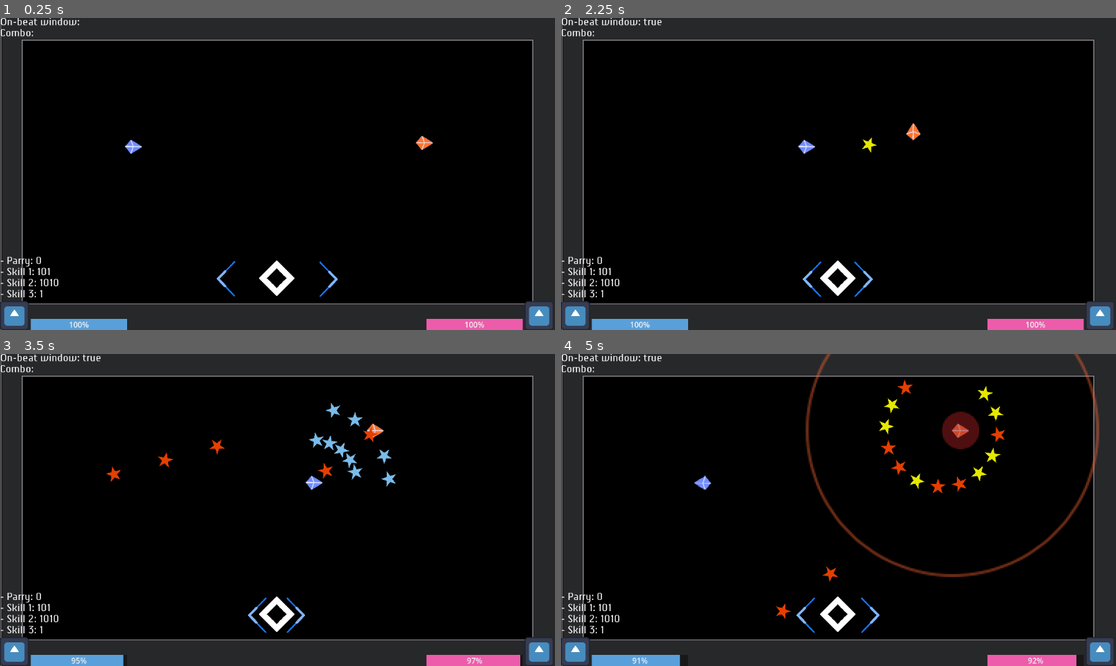
Above: before the commit, frames 1-4 (two rows, left to right).
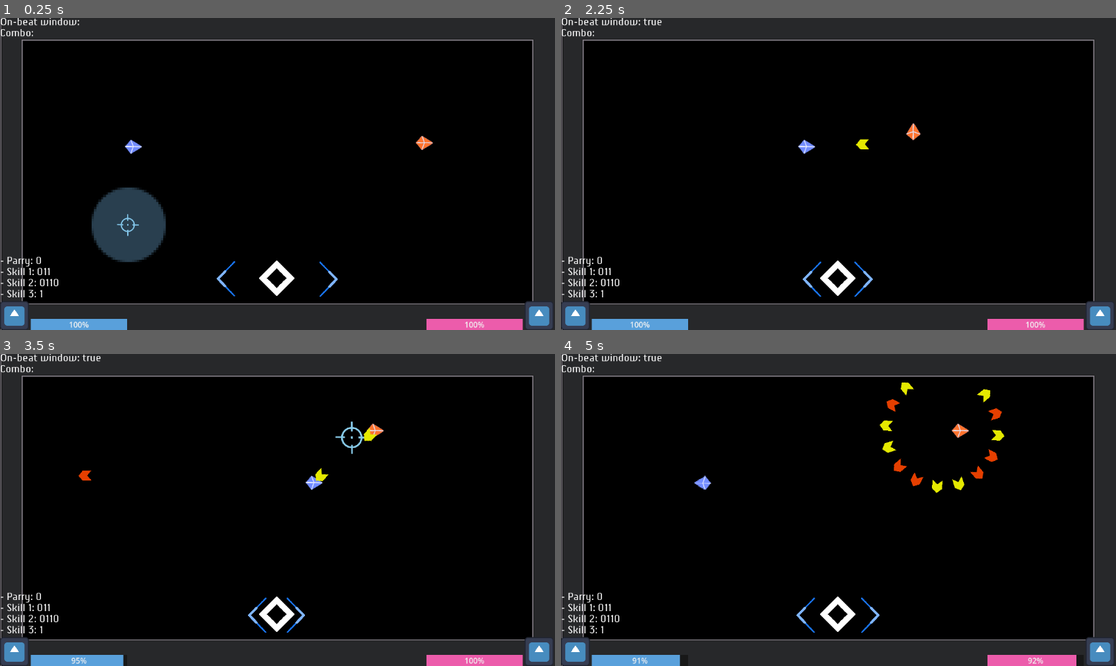
Above: after the commit, the same moments.

Repository: parkouralvoil/holoparry-fangamejam
Game: Godot game, scene res://levels/test_level.tscn
Two runs of this game, one before a commit and one after it. Both use one fixed random seed, a clock stepped at 60 frames per second and the inputs below. The engine's default icon, where the game draws it, is replaced by a stand-in: a white triangle on a blue panel in a dark square. Sound files missing from this copy of the repository are replaced by a short silence.
Inputs:
- Up to frame 1 (0.25 s): no input
- Up to frame 2 (2.25 s): hold D (move_right) 0.53-1.28 s; tap Space (beat_activate) at 0.6, 1.35, 2.1 s; hold Down (combo_down) 1.28-2.03 s; hold D (move_right) from 2.03 s (still down)
- Up to frame 3 (3.5 s): release D (move_right) at 2.78 s; hold Up (combo_up) from 2.78 s (still down); tap Space (beat_activate) at 2.85 s
- Up to frame 4 (5 s): release Up (combo_up) at 3.53 s; hold A (move_left) from 3.53 s (still down); tap Space (beat_activate) at 3.6, 4.35 s

The runs differ from the first frame. In frame 1, 2.6% of the frame differs, in the area x 6-30%, y 54-86%; in frame 2, 0.1%; in frame 3, 1.1%; in frame 4, 3.0%, in the area x 6-97%, y 0-86%.

Commit message:
feat: explosion attacks

Diff:
--- a/characters/character.gd
+++ b/characters/character.gd
@@ -18,6 +18,8 @@
 var _rotation_speed: float = TAU * 4 # TAU is a full circle, this is 4 full rotations per sec
 var _theta: float
 
+var _parry_invulnerability: bool = false
+
 @onready var _Sprite: Sprite2D = $Sprite2D
 
 
@@ -33,6 +35,7 @@
 	assert(_character_resource_state)
 	EventBus.beat_window_changed.connect(_on_beat_window_changed)
 	_Moveset.assign_resource_state(_character_resource_state)
+	_Moveset.activated_parry.connect(_on_activated_parry)
 	_Hitbox.got_hit.connect(_on_hit)
 	_character_resource_state.initialize_hp()
 
@@ -111,5 +114,12 @@
 
 
 func _on_hit(dmg: int) -> void:
-	_character_resource_state.take_damage(dmg)
+	if not _parry_invulnerability:
+		_character_resource_state.take_damage(dmg)
 	##EventBus.player_hp_updated.emit(_hp)
+
+
+func _on_activated_parry() -> void:
+		_parry_invulnerability = true
+		await get_tree().create_timer(0.2).timeout
+		_parry_invulnerability = false
--- /dev/null
+++ b/characters/character_lui.tscn
@@ -0,0 +1,30 @@
+[gd_scene load_steps=7 format=3 uid="uid://bhawgw10ec3kj"]
+
+[ext_resource type="Script" uid="uid://o2t23wdgwtgl" path="res://characters/character.gd" id="1_1384x"]
+[ext_resource type="Texture2D" uid="uid://bhyr5u6cn2u2" path="res://assets/sprites/holoparry_spritesheet.png" id="2_e4nd2"]
+[ext_resource type="PackedScene" uid="uid://c667wgyiuyaog" path="res://characters/character_components/character_hitbox.tscn" id="3_iwbaf"]
+[ext_resource type="PackedScene" uid="uid://cd8l644ska776" path="res://skills/moveset_lui.tscn" id="4_1384x"]
+
+[sub_resource type="AtlasTexture" id="AtlasTexture_es64v"]
+atlas = ExtResource("2_e4nd2")
+region = Rect2(32, 53, 29, 36)
+
+[sub_resource type="CircleShape2D" id="CircleShape2D_x25rp"]
+radius = 16.0312
+
+[node name="CharacterTokino" type="CharacterBody2D" node_paths=PackedStringArray("_Moveset", "_Hitbox")]
+collision_layer = 0
+collision_mask = 16
+script = ExtResource("1_1384x")
+_Moveset = NodePath("LuiMoveset")
+_Hitbox = NodePath("Hitbox")
+
+[node name="Sprite2D" type="Sprite2D" parent="."]
+texture = SubResource("AtlasTexture_es64v")
+
+[node name="CollisionShape2D" type="CollisionShape2D" parent="."]
+shape = SubResource("CircleShape2D_x25rp")
+
+[node name="Hitbox" parent="." instance=ExtResource("3_iwbaf")]
+
+[node name="LuiMoveset" parent="." instance=ExtResource("4_1384x")]
--- a/enemies/enemy.gd
+++ b/enemies/enemy.gd
@@ -60,8 +60,6 @@
 func _on_beat_window_changed(active: bool) -> void:
 	if active:
 		if _EnemyParryBehavior.has_overlapping_areas() and _ParryTimer.is_stopped():
-			#for a in _EnemyParryBehavior.get_overlapping_areas():
-			#	print(a.get_collision_layer_value(3), a.get_collision_layer_value(4))
 			_ParryTimer.start(_parry_timer_duration)
 			_Moveset.enemy_use_skill(0)
 			_attack_counter = _attack_threshold
--- a/globals/EventBus.gd
+++ b/globals/EventBus.gd
@@ -2,4 +2,3 @@
 
 signal beat_window_changed(active: bool) ## for BeatManager to Player communication
 signal player_combo_updated(new_combo: Array[PT.Combo]) ## Player to PlayerInterface
-signal player_hp_updated(new_hp: int)
--- a/levels/test_level.tscn
+++ b/levels/test_level.tscn
@@ -1,7 +1,7 @@
-[gd_scene load_steps=12 format=4 uid="uid://yhpjuq7wt8y8"]
-
-[ext_resource type="PackedScene" uid="uid://cpp2y5j2rhpsx" path="res://characters/character_tokino.tscn" id="1_46lwt"]
+[gd_scene load_steps=14 format=4 uid="uid://yhpjuq7wt8y8"]
+
 [ext_resource type="Script" uid="uid://cj6sw8voktjjv" path="res://levels/round_manager.gd" id="1_ur00s"]
+[ext_resource type="PackedScene" uid="uid://bhawgw10ec3kj" path="res://characters/character_lui.tscn" id="2_wkb0e"]
 [ext_resource type="Texture2D" uid="uid://f68idayf3lv3" path="res://assets/sprites/gray_tileset_godot.png" id="2_x25rp"]
 [ext_resource type="PackedScene" uid="uid://dm8pidavkgymr" path="res://levels/beats_manager.tscn" id="3_gmgay"]
 [ext_resource type="PackedScene" uid="uid://dkjy1fk4xv7dj" path="res://enemies/enemy_lui.tscn" id="3_ly3hx"]
@@ -9,6 +9,8 @@
 [ext_resource type="PackedScene" uid="uid://cq6rbvv0vku06" path="res://interface/player_interface.tscn" id="4_w7r7j"]
 [ext_resource type="Resource" uid="uid://b4cpdtlev4jeg" path="res://interface/player_interface_components/enemy_info_state.tres" id="5_4n8tn"]
 [ext_resource type="PackedScene" uid="uid://bi5g78vqtaklg" path="res://interface/beat_visualiser.tscn" id="5_o6mel"]
+[ext_resource type="PackedScene" uid="uid://cpm8hjyiscgs" path="res://projectiles/attack_spawner/attack_spawner.tscn" id="10_4n8tn"]
+[ext_resource type="PackedScene" uid="uid://wssfv8kf123q" path="res://projectiles/explosions/explosion_bomb.tscn" id="11_wkb0e"]
 
 [sub_resource type="TileSetAtlasSource" id="TileSetAtlasSource_gmgay"]
 texture = ExtResource("2_x25rp")
@@ -399,7 +401,7 @@
 
 [node name="TestLevel" type="Node2D"]
 script = ExtResource("1_ur00s")
-_selected_player = ExtResource("1_46lwt")
+_selected_player = ExtResource("2_wkb0e")
 _selected_enemy = ExtResource("3_ly3hx")
 _tracked_state_player = ExtResource("4_ly3hx")
 _tracked_state_enemy = ExtResource("5_4n8tn")
@@ -434,3 +436,9 @@
 grow_vertical = 1
 
 [node name="PlayerInterface" parent="CanvasLayer" instance=ExtResource("4_w7r7j")]
+
+[node name="AttackSpawner" parent="." instance=ExtResource("10_4n8tn")]
+position = Vector2(266, 430)
+
+[node name="ExplosionBomb" parent="." instance=ExtResource("11_wkb0e")]
+position = Vector2(267, 430)
--- a/project.godot
+++ b/project.godot
@@ -34,7 +34,8 @@
 folder_colors={
 "res://assets/": "yellow",
 "res://globals/": "gray",
-"res://interface/": "green"
+"res://interface/": "green",
+"res://skills/": "pink"
 }
 
 [input]
--- /dev/null
+++ b/projectiles/attack_spawner/attack_spawner.gd
@@ -0,0 +1,53 @@
+extends Node2D
+class_name AttackSpawner
+
+@export var _SpawnerBox: AttackSpawnerBox
+@export var _SpawnerSprite: Sprite2D
+
+@export_category("Attack to spawn")
+@export var _AttackScene: PackedScene
+
+var damage: float ## set by skill
+
+var from_enemy: bool = false
+var parryable: bool = false
+
+var _beat_counter: int = 0
+var _beat_threshold: int = 3 ## spawn attack at 2nd beat
+
+func _ready() -> void:
+	if from_enemy:
+		if parryable:
+			_SpawnerSprite.modulate = Color.YELLOW
+		else:
+			_SpawnerSprite.modulate = Color.ORANGE_RED
+	else:
+		if parryable:
+			_SpawnerSprite.modulate = Color.VIOLET
+		else:
+			_SpawnerSprite.modulate = Color.SKY_BLUE
+	_SpawnerBox.set_parry_remover_collisions(from_enemy)
+	EventBus.beat_window_changed.connect(_on_beat_window_changed)
+
+
+func _on_beat_window_changed(active: bool) -> void:
+	if not active:
+		return
+	var t := create_tween()
+	t.tween_property(_SpawnerSprite, "scale", Vector2(0.75, 0.75), 0.1).from(Vector2(1, 1))
+	_beat_counter += 1
+	if _beat_counter >= _beat_threshold:
+		await get_tree().create_timer(0.2).timeout
+		_spawn(_AttackScene,
+		self.global_position)
+		queue_free()
+
+func _spawn(attack_packed: PackedScene,
+		origin: Vector2) -> void:
+	var p: BaseExplosion = attack_packed.instantiate()
+	p.global_position = origin
+	p.from_enemy = from_enemy
+	p.damage = damage
+	p.parryable = parryable
+	p.top_level = true
+	add_sibling(p)
--- /dev/null
+++ b/projectiles/attack_spawner/attack_spawner.tscn
@@ -0,0 +1,28 @@
+[gd_scene load_steps=7 format=3 uid="uid://cpm8hjyiscgs"]
+
+[ext_resource type="Script" uid="uid://iq0apqm1cy7g" path="res://projectiles/attack_spawner/attack_spawner.gd" id="1_qbwxr"]
+[ext_resource type="PackedScene" uid="uid://defb1k0fgb7wd" path="res://projectiles/attack_spawner/attack_spawner_box.tscn" id="2_c6pb6"]
+[ext_resource type="PackedScene" uid="uid://wssfv8kf123q" path="res://projectiles/explosions/explosion_bomb.tscn" id="2_mo5kp"]
+[ext_resource type="Texture2D" uid="uid://bhyr5u6cn2u2" path="res://assets/sprites/holoparry_spritesheet.png" id="3_6fjg0"]
+
+[sub_resource type="CircleShape2D" id="CircleShape2D_mo5kp"]
+
+[sub_resource type="AtlasTexture" id="AtlasTexture_ojis0"]
+atlas = ExtResource("3_6fjg0")
+region = Rect2(109, 185, 92, 91)
+
+[node name="AttackSpawner" type="Node2D" node_paths=PackedStringArray("_SpawnerBox", "_SpawnerSprite")]
+script = ExtResource("1_qbwxr")
+_SpawnerBox = NodePath("AttackSpawnerBox")
+_SpawnerSprite = NodePath("Sprite2D")
+_AttackScene = ExtResource("2_mo5kp")
+
+[node name="AttackSpawnerBox" parent="." instance=ExtResource("2_c6pb6")]
+
+[node name="CollisionShape2D" type="CollisionShape2D" parent="AttackSpawnerBox"]
+shape = SubResource("CircleShape2D_mo5kp")
+debug_color = Color(0.615867, 0.530778, 0.220696, 0.42)
+
+[node name="Sprite2D" type="Sprite2D" parent="."]
+scale = Vector2(0.5, 0.5)
+texture = SubResource("AtlasTexture_ojis0")
--- /dev/null
+++ b/projectiles/attack_spawner/attack_spawner_box.gd
@@ -0,0 +1,22 @@
+extends Area2D
+class_name AttackSpawnerBox
+
+"""
+like projectile hurtbox, but only for interacting with parry remover
+"""
+
+func set_parry_remover_collisions(from_enemy: bool) -> void:
+	if from_enemy: ## projectile B
+		_parry_removable_by_character()
+	else:			## projectile A
+		_parry_removable_by_enemy()
+
+
+func _parry_removable_by_character() -> void:
+	self.set_collision_layer_value(6, false)
+	self.set_collision_layer_value(7, true)
+
+
+func _parry_removable_by_enemy() -> void:
+	self.set_collision_layer_value(6, true)
+	self.set_collision_layer_value(7, false)
--- /dev/null
+++ b/projectiles/attack_spawner/attack_spawner_box.tscn
@@ -0,0 +1,8 @@
+[gd_scene load_steps=2 format=3 uid="uid://defb1k0fgb7wd"]
+
+[ext_resource type="Script" uid="uid://c3uify2ronitc" path="res://projectiles/attack_spawner/attack_spawner_box.gd" id="1_cu662"]
+
+[node name="AttackSpawnerBox" type="Area2D"]
+collision_layer = 0
+collision_mask = 0
+script = ExtResource("1_cu662")
--- /dev/null
+++ b/projectiles/explosions/explosion_bomb.gd
@@ -0,0 +1,39 @@
+extends Node2D
+class_name BaseExplosion
+
+@export var _Hurtbox: ProjectileHurtbox
+@export var _Sprite: Sprite2D
+
+var damage: float ## set by spawner
+
+var from_enemy: bool = false
+var parryable: bool = false
+
+func _ready() -> void:
+	_Hurtbox.area_entered.connect(_on_area_entered)
+	if from_enemy:
+		if parryable:
+			_Sprite.modulate = Color.YELLOW
+		else:
+			_Sprite.modulate = Color.ORANGE_RED
+	else:
+		if parryable:
+			_Sprite.modulate = Color.VIOLET
+		else:
+			_Sprite.modulate = Color.SKY_BLUE
+	_Hurtbox.set_collisions(from_enemy, parryable)
+	await _fade_out()
+	queue_free()
+
+
+func _fade_out() -> void:
+	var final_color := _Sprite.modulate
+	final_color.a = 0
+	var t := create_tween()
+	t.tween_property(_Sprite, "modulate", final_color, 0.5)
+	await t.finished
+
+
+func _on_area_entered(area: Area2D) -> void:
+	if area.has_method("take_damage"):
+		area.take_damage(damage)
--- /dev/null
+++ b/projectiles/explosions/explosion_bomb.tscn
@@ -0,0 +1,27 @@
+[gd_scene load_steps=6 format=3 uid="uid://wssfv8kf123q"]
+
+[ext_resource type="Script" uid="uid://dp04d2jmor6wv" path="res://projectiles/explosions/explosion_bomb.gd" id="1_nn0ok"]
+[ext_resource type="PackedScene" uid="uid://b46r3coymwvrh" path="res://projectiles/projectile_hurtbox.tscn" id="2_l0s1y"]
+[ext_resource type="Texture2D" uid="uid://bhyr5u6cn2u2" path="res://assets/sprites/holoparry_spritesheet.png" id="2_m2jlg"]
+
+[sub_resource type="AtlasTexture" id="AtlasTexture_1igbi"]
+atlas = ExtResource("2_m2jlg")
+region = Rect2(37, 121, 31, 31)
+
+[sub_resource type="CircleShape2D" id="CircleShape2D_0y6oc"]
+radius = 73.0069
+
+[node name="ExplosionBomb" type="Node2D" node_paths=PackedStringArray("_Hurtbox", "_Sprite")]
+modulate = Color(1, 1, 1, 0.67451)
+script = ExtResource("1_nn0ok")
+_Hurtbox = NodePath("ProjectileHurtbox")
+_Sprite = NodePath("Sprite2D")
+
+[node name="Sprite2D" type="Sprite2D" parent="."]
+scale = Vector2(5, 5)
+texture = SubResource("AtlasTexture_1igbi")
+
+[node name="ProjectileHurtbox" parent="." instance=ExtResource("2_l0s1y")]
+
+[node name="CollisionShape2D" type="CollisionShape2D" parent="ProjectileHurtbox"]
+shape = SubResource("CircleShape2D_0y6oc")
--- a/projectiles/parry_attack_remover.gd
+++ b/projectiles/parry_attack_remover.gd
@@ -25,9 +25,8 @@
 	for area in _removerBox.get_overlapping_areas():
 		if not area.owner:
 			continue
-		if area.owner is BaseProjectile:
-			var p: BaseProjectile = area.owner
-			p.queue_free()
+		var area_parent: Node2D = area.owner
+		area_parent.queue_free()
 	await _tween_await_expanding_circle()
 	hide()
 
--- /dev/null
+++ b/projectiles/projectile_bullet.gd
@@ -0,0 +1 @@
+extends BaseProjectile
--- /dev/null
+++ b/projectiles/projectile_bullet.tscn
@@ -0,0 +1,28 @@
+[gd_scene load_steps=6 format=3 uid="uid://bya4yrm7spdg"]
+
+[ext_resource type="Script" uid="uid://dwr8tm05qjsn6" path="res://projectiles/projectile_bullet.gd" id="1_alwpi"]
+[ext_resource type="PackedScene" uid="uid://b46r3coymwvrh" path="res://projectiles/projectile_hurtbox.tscn" id="2_buwvu"]
+[ext_resource type="Texture2D" uid="uid://bhyr5u6cn2u2" path="res://assets/sprites/holoparry_spritesheet.png" id="3_nnlpy"]
+
+[sub_resource type="CircleShape2D" id="CircleShape2D_u0g87"]
+radius = 12.0
+
+[sub_resource type="AtlasTexture" id="AtlasTexture_qqe28"]
+atlas = ExtResource("3_nnlpy")
+region = Rect2(37, 218, 34, 26)
+
+[node name="ProjectileBullet" type="Node2D" node_paths=PackedStringArray("_Hurtbox", "_Sprite")]
+script = ExtResource("1_alwpi")
+_Hurtbox = NodePath("ProjectileHurtbox")
+_Sprite = NodePath("Sprite2D")
+
+[node name="ProjectileHurtbox" parent="." instance=ExtResource("2_buwvu")]
+
+[node name="CollisionShape2D" type="CollisionShape2D" parent="ProjectileHurtbox"]
+shape = SubResource("CircleShape2D_u0g87")
+
+[node name="Sprite2D" type="Sprite2D" parent="."]
+modulate = Color(1, 1, 0.431373, 1)
+rotation = -1.5708
+scale = Vector2(0.8, 0.8)
+texture = SubResource("AtlasTexture_qqe28")
--- a/projectiles/projectile_star.tscn
+++ b/projectiles/projectile_star.tscn
@@ -15,7 +15,6 @@
 script = ExtResource("2_u0g87")
 _Hurtbox = NodePath("ProjectileHurtbox")
 _Sprite = NodePath("Sprite2D")
-speed = 275.0
 
 [node name="ProjectileHurtbox" parent="." instance=ExtResource("2_qqe28")]
 
--- a/skills/base_moveset.gd
+++ b/skills/base_moveset.gd
@@ -1,5 +1,7 @@
 extends Node2D
 class_name BaseMoveset
+
+signal activated_parry() ## to get short iframes
 
 @export var from_enemy: bool = false
 var ui_resource_state: CharacterInfoState
@@ -32,6 +34,8 @@
 		if skill.combo == performed_combo:
 			#print_debug("skill found: ", skill.name)
 			skill.activate_skill()
+			if skill is SkillParry:
+				activated_parry.emit()
 			return
 	print_debug("no skill found")
 
--- a/skills/moveset_lui.tscn
+++ b/skills/moveset_lui.tscn
@@ -1,10 +1,11 @@
-[gd_scene load_steps=6 format=3 uid="uid://cd8l644ska776"]
+[gd_scene load_steps=7 format=3 uid="uid://cd8l644ska776"]
 
 [ext_resource type="Script" uid="uid://dkbe0kvuqn6ix" path="res://skills/base_moveset.gd" id="1_bv3c3"]
 [ext_resource type="PackedScene" uid="uid://dx4lho5v6e6r4" path="res://skills/skill_parry.tscn" id="2_1jgh2"]
 [ext_resource type="PackedScene" uid="uid://blj7hyxvoai6a" path="res://skills/skills_lui/skill_gun.tscn" id="3_k23cg"]
-[ext_resource type="PackedScene" uid="uid://dhumtif3ucnfo" path="res://skills/skills_tokino/skill_dream.tscn" id="5_ia5s1"]
+[ext_resource type="PackedScene" uid="uid://bya4yrm7spdg" path="res://projectiles/projectile_bullet.tscn" id="4_al6w7"]
 [ext_resource type="PackedScene" uid="uid://c3mlpt00vp3n7" path="res://skills/skills_lui/skill_gun_ring.tscn" id="6_4ymd0"]
+[ext_resource type="PackedScene" uid="uid://nawe0yrtx6cd" path="res://skills/skills_lui/birds_eye_view.tscn" id="6_k23cg"]
 
 [node name="LuiMoveset" type="Node2D"]
 script = ExtResource("1_bv3c3")
@@ -15,16 +16,16 @@
 
 [node name="Gun" parent="." instance=ExtResource("3_k23cg")]
 visible = false
+_ProjectilePacked = ExtResource("4_al6w7")
 skill_name = "Gun"
-string_combo = "111"
+string_combo = "011"
 attack_parriable_chance = 0.2
-
-[node name="Dream" parent="." instance=ExtResource("5_ia5s1")]
-visible = false
-skill_name = "Dream"
 
 [node name="GunRing" parent="." instance=ExtResource("6_4ymd0")]
 visible = false
+_ProjectilePacked = ExtResource("4_al6w7")
 skill_name = "Gun RIng"
-string_combo = "1001"
+string_combo = "0110"
 attack_parriable_chance = 0.3
+
+[node name="BirdsEyeView" parent="." instance=ExtResource("6_k23cg")]
--- a/skills/skill_parry.tscn
+++ b/skills/skill_parry.tscn
@@ -8,7 +8,6 @@
 script = ExtResource("1_njad5")
 skill_name = "Parry"
 skill_cooldown = 1.0
-_combo = "0"
 
 [node name="ParryCircle" parent="." instance=ExtResource("2_gfxu0")]
 
--- /dev/null
+++ b/skills/skills_lui/birds_eye_view.gd
@@ -0,0 +1,34 @@
+extends BaseSkill
+
+## spawns 3 explosions near target with a 1 second delay before boom
+@export var _SpawnerPacked: PackedScene
+
+var damage: int = 30
+
+func activate_skill() -> void:
+	var target_pos: Vector2
+	var parriable: bool
+
+	target_pos = CombatHelper.enemy_global_position if not _from_enemy \
+		else CombatHelper.player_global_position
+
+	parriable = (CombatHelper.RNG.randf() < attack_parriable_chance)
+
+	_place_spawner(_SpawnerPacked,
+			target_pos,
+			_from_enemy,
+			parriable)
+	#await get_tree().create_timer(0.25).timeout
+
+
+func _place_spawner(spawner_packed: PackedScene,
+		target: Vector2,
+		from_enemy: bool,
+		parryable: bool) -> void:
+	var s: AttackSpawner = spawner_packed.instantiate()
+	s.global_position = target
+	s.from_enemy = from_enemy
+	s.damage = damage
+	s.parryable = parryable
+	s.top_level = true
+	add_child(s)
--- /dev/null
+++ b/skills/skills_lui/birds_eye_view.tscn
@@ -0,0 +1,11 @@
+[gd_scene load_steps=3 format=3 uid="uid://nawe0yrtx6cd"]
+
+[ext_resource type="Script" uid="uid://cw01h4p363oi0" path="res://skills/skills_lui/birds_eye_view.gd" id="1_n5e7m"]
+[ext_resource type="PackedScene" uid="uid://cpm8hjyiscgs" path="res://projectiles/attack_spawner/attack_spawner.tscn" id="2_rgnmt"]
+
+[node name="BirdsEyeView" type="Node2D"]
+script = ExtResource("1_n5e7m")
+_SpawnerPacked = ExtResource("2_rgnmt")
+skill_name = "Birds Eye View"
+string_combo = "1"
+attack_parriable_chance = 0.2
--- a/skills/skills_lui/skill_gun.gd
+++ b/skills/skills_lui/skill_gun.gd
@@ -3,7 +3,7 @@
 @export var _ProjectilePacked: PackedScene
 
 var damage: int = 5
-var speed: float = 400
+var speed: float = 450
 
 func activate_skill() -> void:
 	var target_pos: Vector2
@@ -14,7 +14,7 @@
 		else CombatHelper.player_global_position
 	target_direction = self.global_position.direction_to(target_pos)
 
-	for i in range(4):
+	for i in range(2):
 		parriable = (CombatHelper.RNG.randf() < attack_parriable_chance)
 
 		_shoot(_ProjectilePacked,
@@ -23,6 +23,7 @@
 				_from_enemy,
 				parriable)
 		await get_tree().create_timer(0.25).timeout
+
 
 func _shoot(projectile_packed: PackedScene,
 		dir: Vector2,
--- a/skills/skills_lui/skill_gun_ring.gd
+++ b/skills/skills_lui/skill_gun_ring.gd
@@ -11,7 +11,7 @@
 	var target_direction: Vector2 = self.global_position.direction_to(target_pos)
 	var parriable: bool
 
-	var number_of_bullets = 16
+	var number_of_bullets := 16
 
 	for i in range(number_of_bullets):
 		parriable = (CombatHelper.RNG.randf() < attack_parriable_chance)
Binary file changed: assets/sprites/holoparry_spritesheet.png
Not shown, added: projectiles/attack_spawner/attack_spawner.gd.uid
Not shown, added: projectiles/attack_spawner/attack_spawner_box.gd.uid
Not shown, added: projectiles/explosions/explosion_bomb.gd.uid
Not shown, added: projectiles/projectile_bullet.gd.uid
Not shown, added: skills/skills_lui/birds_eye_view.gd.uid
